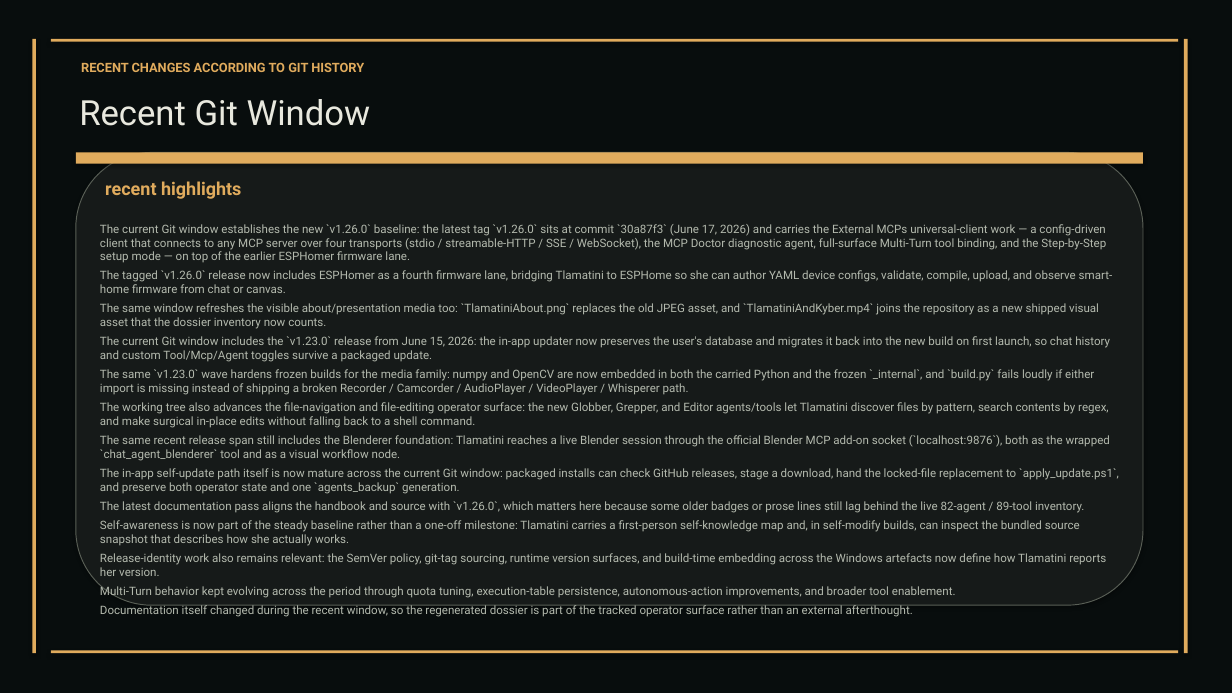
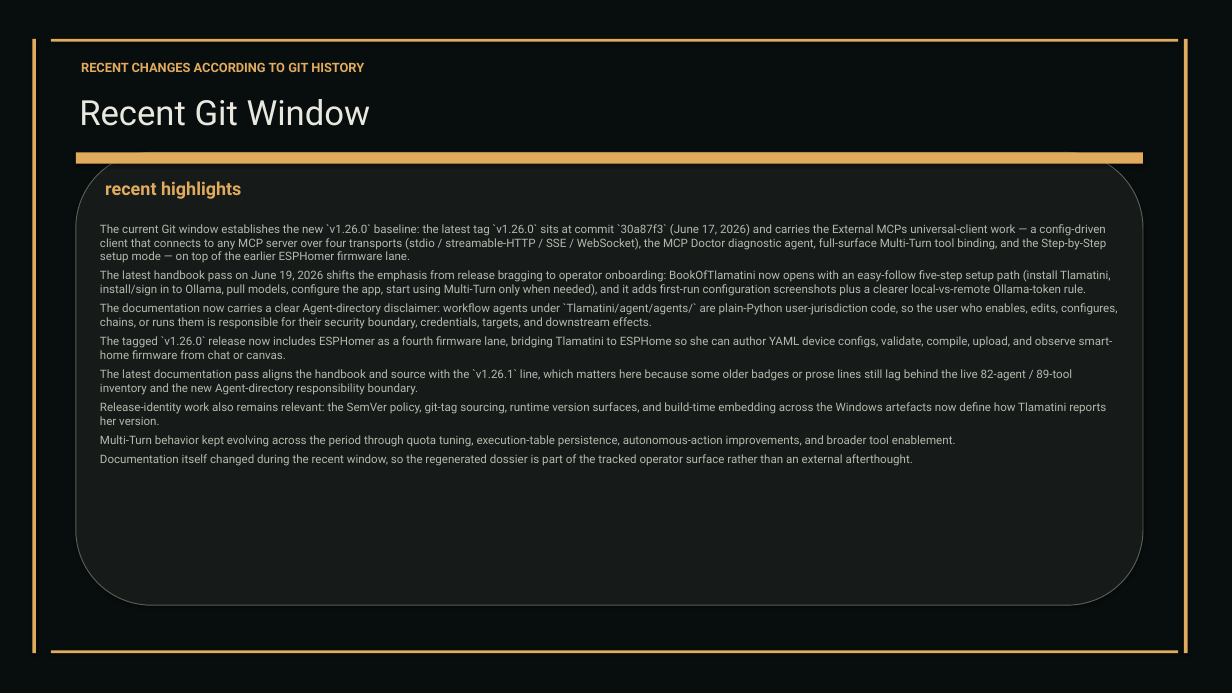
Before and after one commit to XAIHT/web-app, a slide deck: slide 72 of Tlamatini_eXtended_Artificial_Intelligence_Humanly_Tempered.pptx (slide 70 before the commit). Drawn at 1232x693 pixels with LibreOffice and Linux fonts; fonts in the diff are those of the drawing. Boxes give left, top, right and bottom in pixels: in the first picture for what was removed or moved away, otherwise in the second. Text is boxed around its words. In the diff, an @@ line names an element or a change of style, - is before the commit and + after.

Commit message:
Update to Tlamatini v1.26.1, by Tlamatini's-AutoBot.

```diff
--- a/Tlamatini_eXtended_Artificial_Intelligence_Humanly_Tempered.pptx
+++ b/Tlamatini_eXtended_Artificial_Intelligence_Humanly_Tempered.pptx
@@ text at [100, 270, 1117, 329]: paragraphs added @@
+The latest handbook pass on June 19, 2026 shifts the emphasis from release bragging to operator onboarding: BookOfTlamatini now opens with an easy-follow five-step setup path (install Tlamatini, install/sign in to Ollama, pull models, configure the app, start using Multi-Turn only when needed), and it adds first-run configuration screenshots plus a clearer local-vs-remote Ollama-token rule.
+The documentation now carries a clear Agent-directory disclaimer: workflow agents under `Tlamatini/agent/agents/` are plain-Python user-jurisdiction code, so the user who enables, edits, configures, chains, or runs them is responsible for their security boundary, credentials, targets, and downstream effects.
@@ text at [100, 369, 1072, 395]: text changed @@
-The same window refreshes the visible about/presentation media too: `TlamatiniAbout.png` replaces the old JPEG asset, and `TlamatiniAndKyber.mp4` joins the repository as a new shipped visual asset that the dossier inventory now counts.
-The current Git window includes the `v1.23.0` release from June 15, 2026: the in-app updater now preserves the user's database and migrates it back into the new build on first launch, so chat history and custom Tool/Mcp/Agent toggles survive a packaged update.
-The same `v1.23.0` wave hardens frozen builds for the media family: numpy and OpenCV are now embedded in both the carried Python and the frozen `_internal`, and `build.py` fails loudly if either import is missing instead of shipping a broken Recorder / Camcorder / AudioPlayer / VideoPlayer / Whisperer path.
-The working tree also advances the file-navigation and file-editing operator surface: the new Globber, Grepper, and Editor agents/tools let Tlamatini discover files by pattern, search contents by regex, and make surgical in-place edits without falling back to a shell command.
-The same recent release span still includes the Blenderer foundation: Tlamatini reaches a live Blender session through the official Blender MCP add-on socket (`localhost:9876`), both as the wrapped `chat_agent_blenderer` tool and as a visual workflow node.
-The in-app self-update path itself is now mature across the current Git window: packaged installs can check GitHub releases, stage a download, hand the locked-file replacement to `apply_update.ps1`, and preserve both operator state and one `agents_backup` generation.
-The latest documentation pass aligns the handbook and source with `v1.26.0`, which matters here because some older badges or prose lines still lag behind the live 82-agent / 89-tool inventory.
-Self-awareness is now part of the steady baseline rather than a one-off milestone: Tlamatini carries a first-person self-knowledge map and, in self-modify builds, can inspect the bundled source snapshot that describes how she actually works.
+The latest documentation pass aligns the handbook and source with the `v1.26.1` line, which matters here because some older badges or prose lines still lag behind the live 82-agent / 89-tool inventory and the new Agent-directory responsibility boundary.
```
Also in this commit, not shown: 27 other slides changed, 2 slides added, 2 slides removed, 6 other files.
